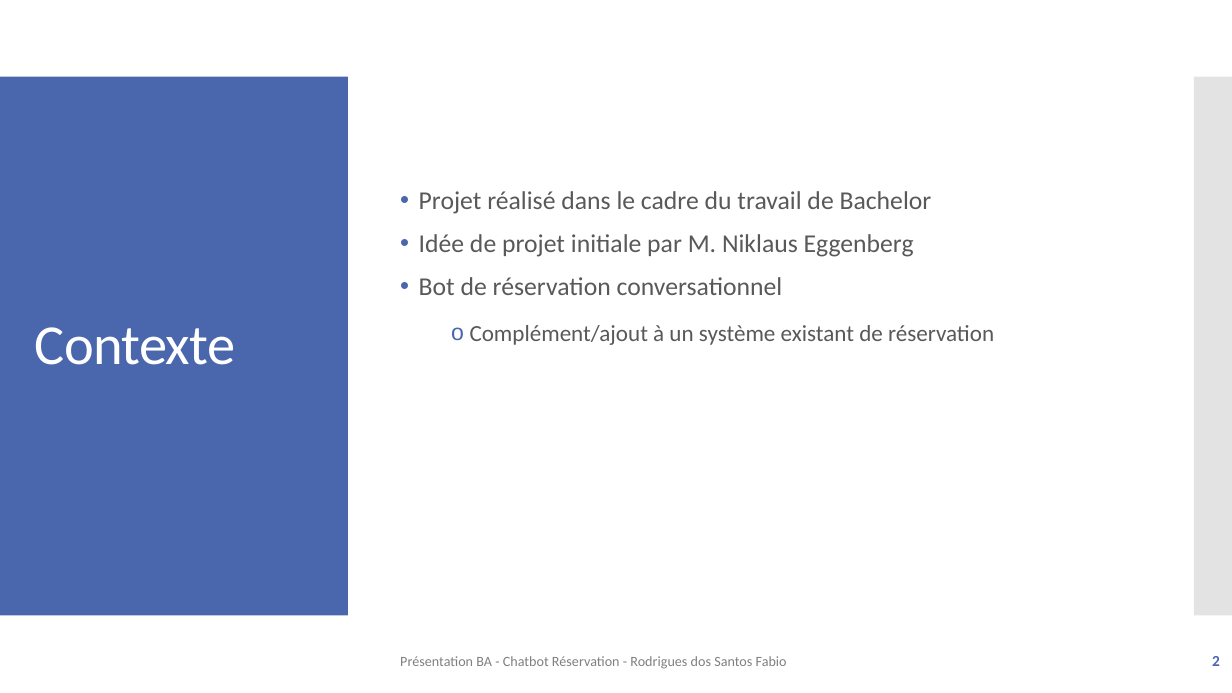
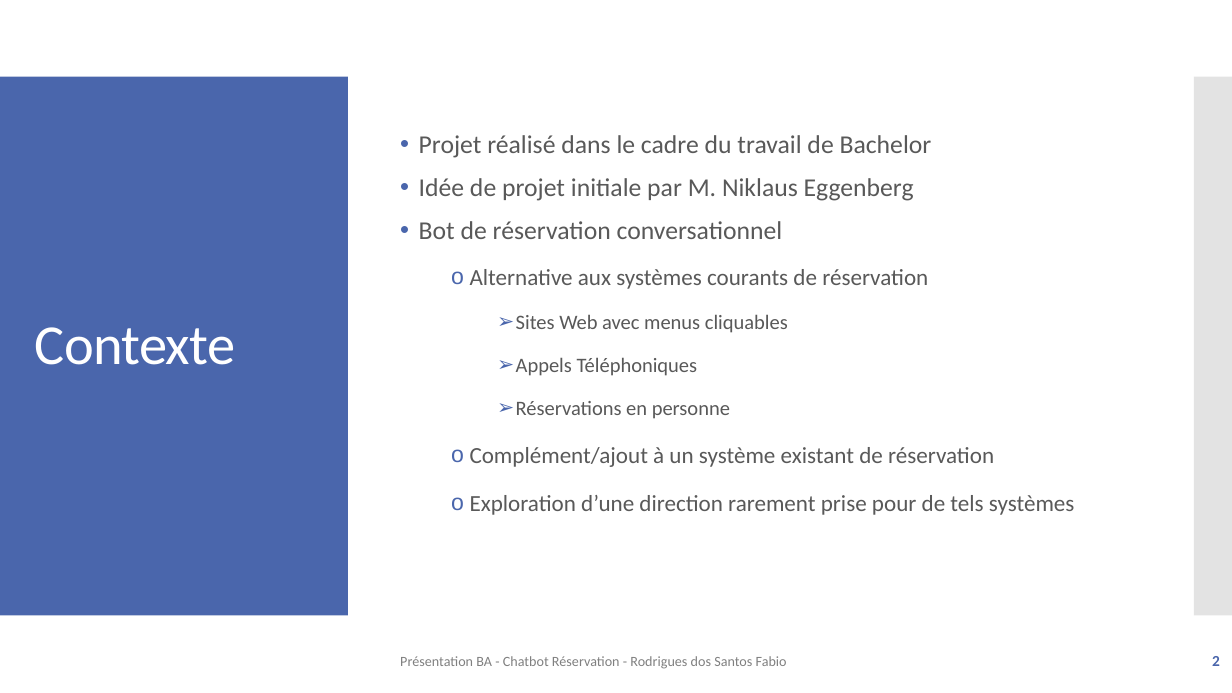
Before and after one commit to f-rdrgs/projet-bachelor, a slide deck: slide 2 of documentation/travail_bachelor/ISC_LOG_presentation_diplome_RodriguesDosSantosFabio_EggenbergNiklaus_2024.pptx. Drawn at 1232x693 pixels with LibreOffice and Linux fonts; fonts in the diff are those of the drawing. Boxes give left, top, right and bottom in pixels: in the first picture for what was removed or moved away, otherwise in the second. Text is boxed around its words. In the diff, an @@ line names an element or a change of style, - is before the commit and + after.

```diff
--- a/documentation/travail_bachelor/ISC_LOG_presentation_diplome_RodriguesDosSantosFabio_EggenbergNiklaus_2024.pptx
+++ b/documentation/travail_bachelor/ISC_LOG_presentation_diplome_RodriguesDosSantosFabio_EggenbergNiklaus_2024.pptx
@@ text at [470,269,928,419]: paragraphs added @@
+  o Alternative aux systèmes courants de réservation
+    ➢ Sites Web avec menus cliquables
+    ➢ Appels Téléphoniques
+    ➢ Réservations en personne
@@ text at [470,495,1075,515]: paragraph added @@
+  o Exploration d’une direction rarement prise pour de tels systèmes
```
Also in this commit, not shown: 3 slides added, 1 other file.
